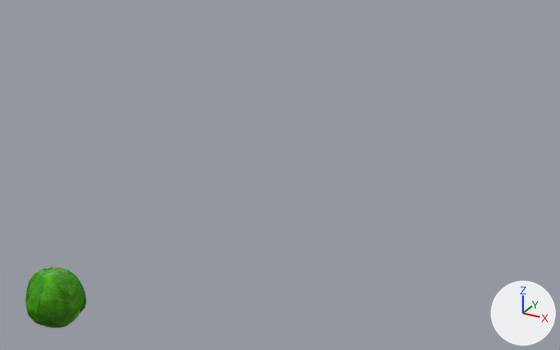
One commit to the Blender file raw/models/objects/cabbage.blend: the scene before it, then after it.
One viewpoint serves both versions: a 50 mm lens placed at (3.12, -3.8, 2.54), pointed at (0.97, 0.1, 0.6). The axes (+X, +Y, +Z) are drawn at lower right. The lights are the same throughout. The same objects are shown in both versions, whatever each file hides.

Script lines for the objects in view, before the commit:
```python
me_sphere_006 = bpy.data.meshes.new('Sphere.006')
me_sphere_006.from_pydata(...)  # 586 vertices, 560 faces; spans x -0.162..0.198, y -0.166..0.203, z -0.027..0.353
me_sphere_006.polygons.foreach_set('use_smooth', [True] * 560)
me_sphere_006.materials.append(mat_cabbage)  # picture img_cabbage
ob_cabbage_001 = bpy.data.objects.new('Cabbage.001', me_sphere_006)
ob_cabbage_001.location = (0.002, -0.978, -0.159)
```
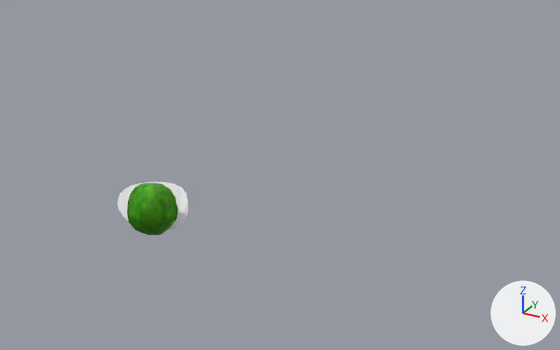
Changed parts and their boxes [x1, y1, x2, y2] in the pictures (560 x 350 px):
```json
{"object": "Cabbage.001", "change": "moved", "before": [25, 267, 86, 328], "after": [127, 182, 178, 235]}
{"object": "Cube", "change": "added", "after": [118, 182, 188, 229]}
```

The change, as JSON lines over the scene's bpy script:
```json
{"op": "add", "block": "me_cube", "code": ["me_cube = bpy.data.meshes.new('Cube')", "me_cube.from_pydata(...)  # 57 vertices, 1 face; spans x -0.84..1.71, y -0.08..1.23, z -0.07..1.4"]}
{"op": "set", "path": "ob_cabbage_001.location", "old": "(0.002, -0.978, -0.159)", "new": "(0.0, -0.012, 0.015)"}
{"op": "add", "block": "ob_cube", "code": ["ob_cube = bpy.data.objects.new('Cube', me_cube)", "ob_cube.location = (0.452, 0.051, 0.055)"]}
```
